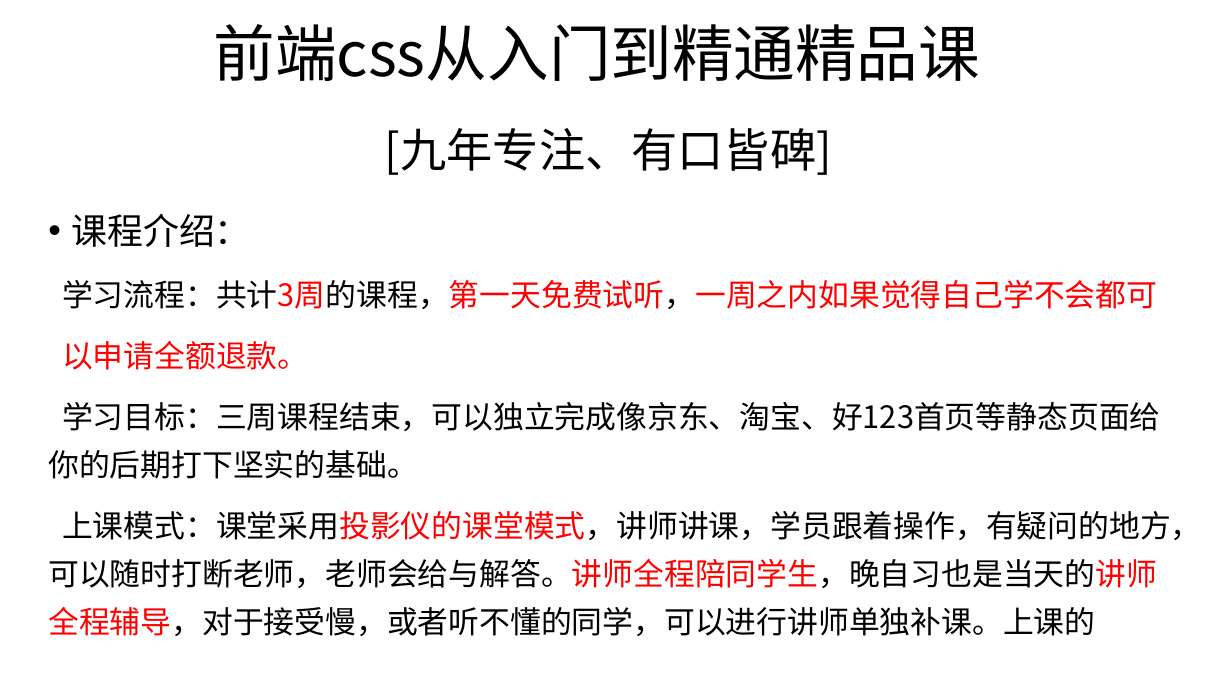
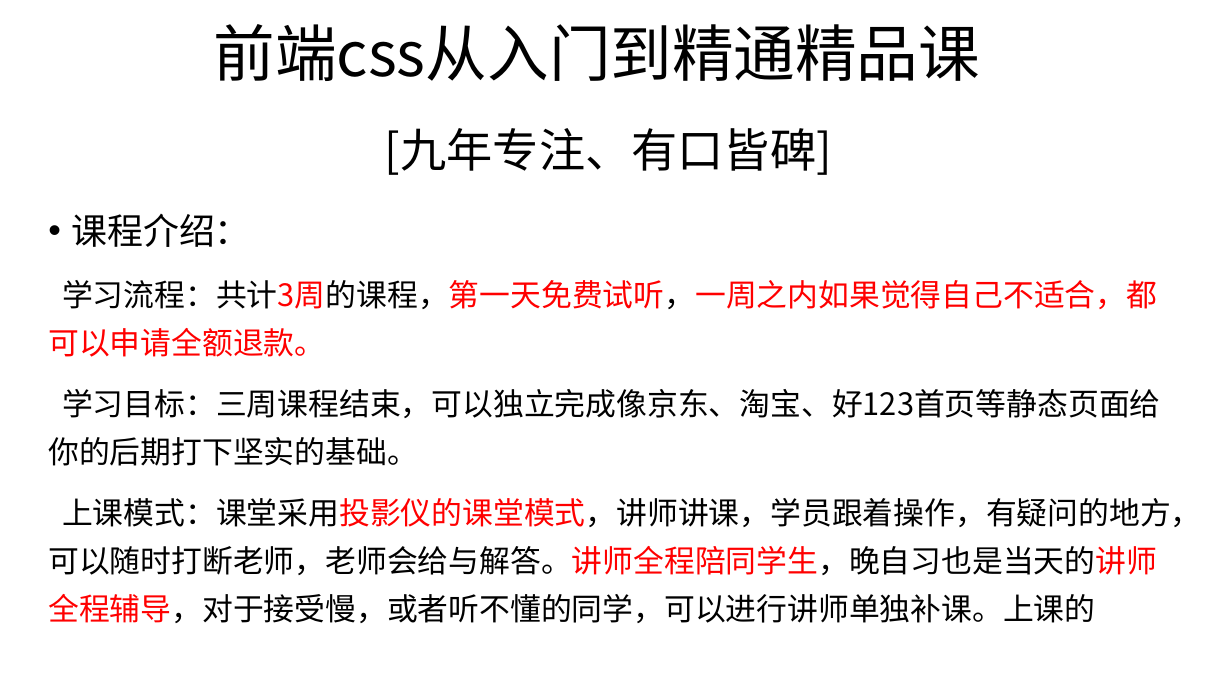
Before and after one commit to wangxiaojingit/15ClassReady1, a slide deck: slide 5 of day01/课件PPT模板.pptx. Drawn at 1232x693 pixels with LibreOffice and Linux fonts; fonts in the diff are those of the drawing; background and template pictures are left out. Boxes give left, top, right and bottom in pixels: in the first picture for what was removed or moved away, otherwise in the second. Text is boxed around its words. In the diff, an @@ line names an element or a change of style, - is before the commit and + after.

```diff
--- a/day01/课件PPT模板.pptx
+++ b/day01/课件PPT模板.pptx
@@ text at (48,280,1157,357): text changed @@
-学习流程：共计3周的课程，第一天免费试听，一周之内如果觉得自己学不会都可
-以申请全额退款。
+学习流程：共计3周的课程，第一天免费试听，一周之内如果觉得自己不适合，都可以申请全额退款。
```
Also in this commit, not shown: 1 other slide changed, 1 slide added, 1 other file.
